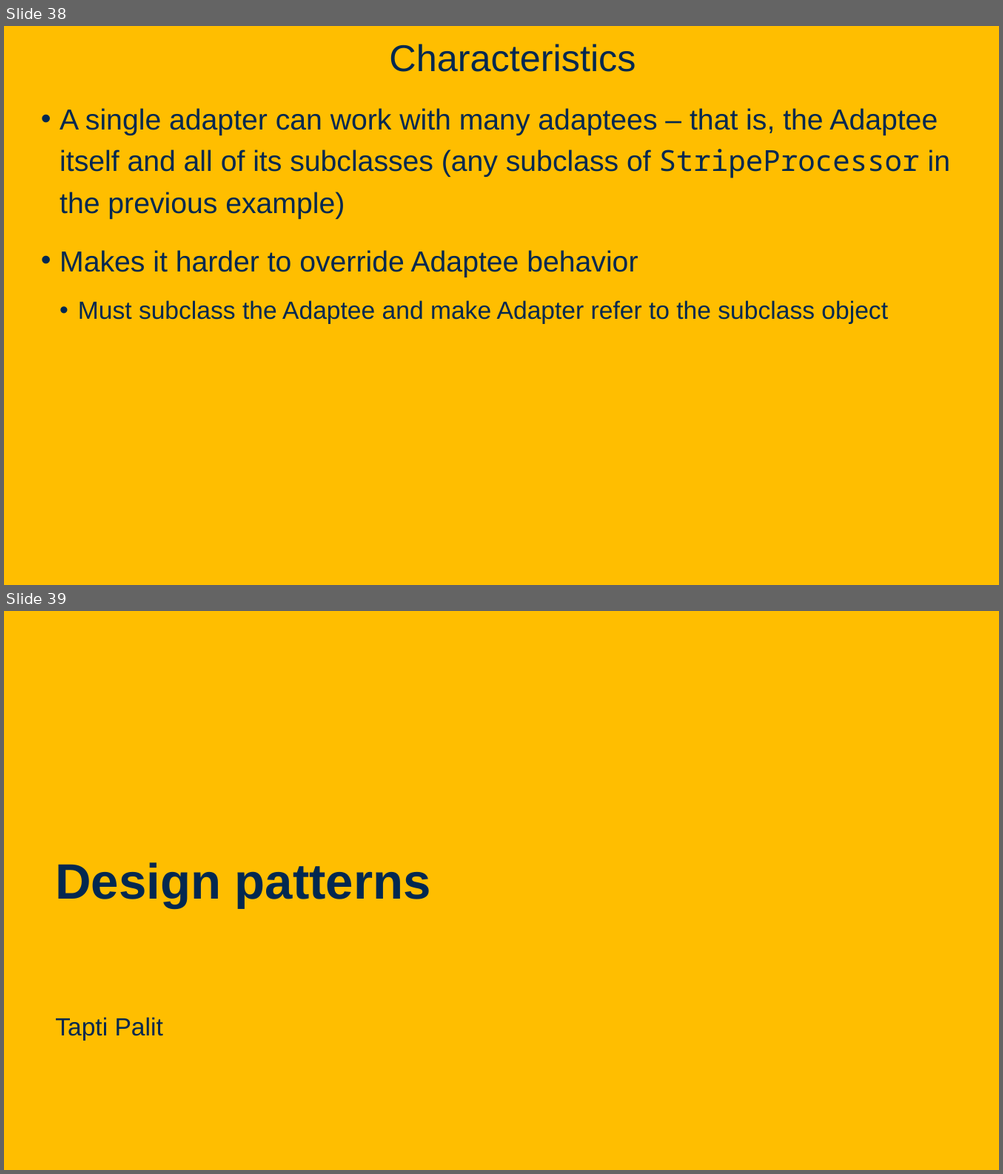
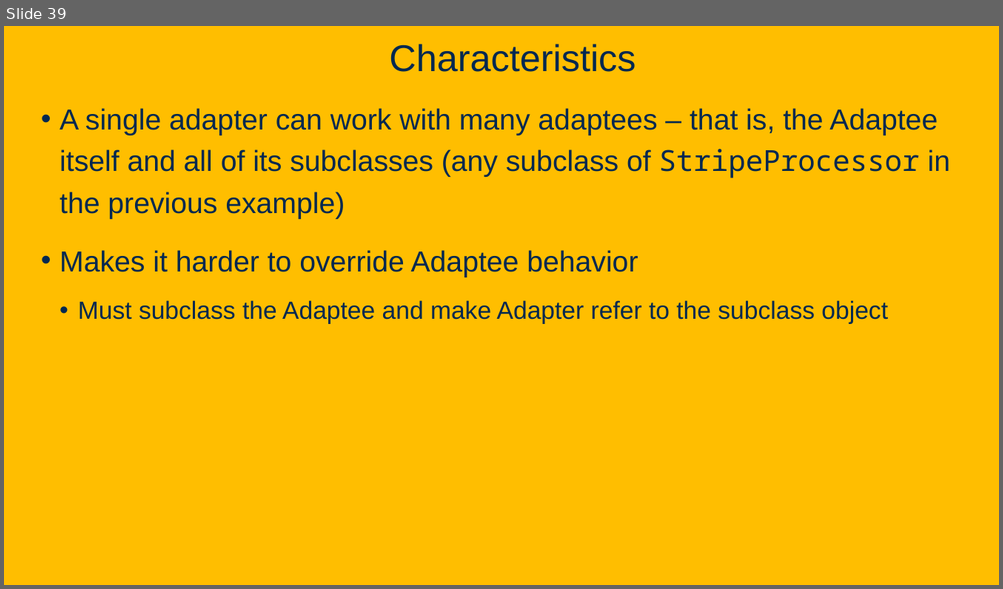
Before and after one commit to davsec-teaching/ecs160-f25, a slide deck: slides/8_design_patterns.pptx. Shown one above the other, each under a label of ours: slides 38 and 39 before the commit, slide 39 after it. The pictures are 1003x1174 and 1003x589 pixels, drawn with LibreOffice and Linux fonts; fonts in the diff are those of the drawing; background and template pictures are left out. Boxes give left, top, right and bottom in pixels: in the first picture for what was removed or moved away, otherwise in the second. Text is boxed around its words. In the diff, an @@ line names an element or a change of style, - is before the commit and + after.

```diff
--- a/slides/8_design_patterns.pptx
+++ b/slides/8_design_patterns.pptx
@@ slide 39 removed at [4, 611, 999, 1170], background picture (left out) @@
@@ text removed at [55, 863, 431, 908] @@
-Design patterns
@@ text removed at [55, 1017, 163, 1041] @@
-Tapti Palit
@@ what was slide 38 is now slide 39 @@
```
Also in this commit, not shown: 2 other slides removed, 1 other file.
